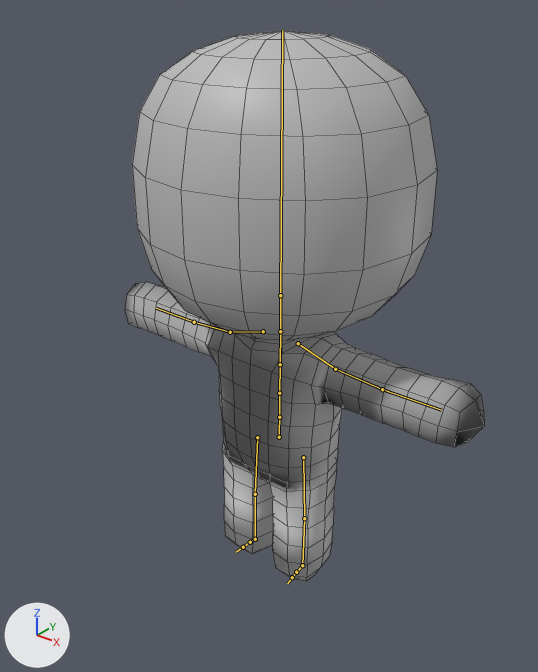
What one commit did to the FBX model Editor/IKRig/Carry_Start.fbx.
One viewpoint serves both versions: a 50 mm camera at (2.55, -3.3, 3.75) aimed at (0.07, -0.2, 1.83). The axes (+X, +Y, +Z) are drawn at lower left. The lights are the same throughout. The picture after the commit comes second. The bones that change, and the others that lie on the model, are drawn over the model as lines. Mesh edges are drawn as thin lines.

The first picture shows 'StickMan'.
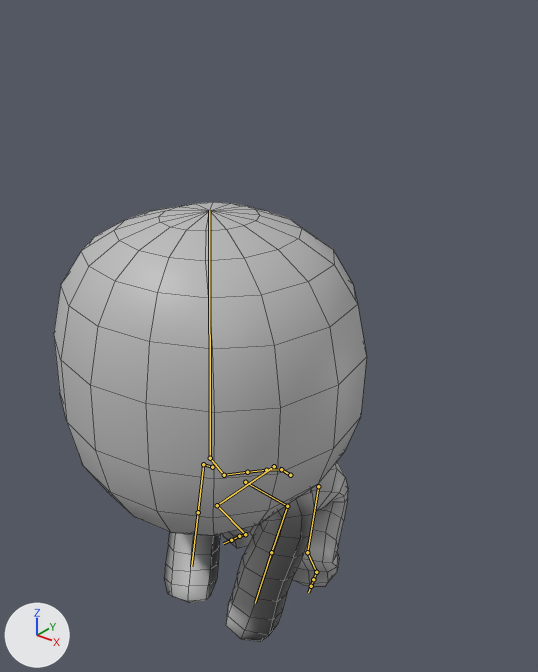
The newer file adds an action. The first version stands in its rest pose; the second is drawn at frame 1 of the action 'Carry_Start_Carry_Start_Baked1'.

Boxes (x1, y1, x2, y2) around the edits, measured in the pictures (538 x 672 px):
'StickMan', posed (13% narrower, 20% shorter)
    before: (125, 31, 484, 581)
    after: (54, 202, 367, 642)
bone 'mixamorig:Hips', root to tip
    before: (279, 437) to (279, 412)
    after: (290, 475) to (279, 468)
bone 'mixamorig:Spine', root to tip
    before: (279, 417) to (279, 393)
    after: (281, 469) to (266, 470)
bone 'mixamorig:Spine1', root to tip
    before: (279, 393) to (280, 364)
    after: (266, 470) to (247, 472)
bone 'mixamorig:Spine2', root to tip
    before: (280, 364) to (280, 331)
    after: (247, 472) to (224, 475)
bone 'mixamorig:Neck', root to tip
    before: (280, 331) to (280, 295)
    after: (224, 475) to (210, 458)
bone 'mixamorig:Head', root to tip
    before: (280, 295) to (282, 30)
    after: (210, 458) to (209, 210)
bone 'mixamorig:LeftShoulder', root to tip
    before: (298, 343) to (335, 369)
    after: (245, 482) to (287, 506)
bone 'mixamorig:LeftArm', root to tip
    before: (335, 369) to (382, 389)
    after: (287, 506) to (271, 552)
bone 'mixamorig:LeftForeArm', root to tip
    before: (382, 389) to (441, 410)
    after: (271, 552) to (255, 603)
bone 'mixamorig:RightShoulder', root to tip
    before: (263, 331) to (230, 332)
    after: (212, 467) to (203, 464)
bone 'mixamorig:RightArm', root to tip
    before: (230, 332) to (194, 322)
    after: (203, 464) to (198, 512)
bone 'mixamorig:RightForeArm', root to tip
    before: (194, 322) to (156, 308)
    after: (198, 512) to (191, 566)
bone 'mixamorig:LeftUpLeg', root to tip
    before: (303, 457) to (304, 518)
    after: (318, 486) to (307, 552)
bone 'mixamorig:LeftLeg', root to tip
    before: (304, 518) to (302, 565)
    after: (307, 552) to (316, 572)
bone 'mixamorig:LeftFoot', root to tip
    before: (302, 565) to (296, 572)
    after: (316, 572) to (313, 579)
bone 'mixamorig:RightUpLeg', root to tip
    before: (257, 437) to (255, 494)
    after: (274, 466) to (217, 505)
bone 'mixamorig:RightLeg', root to tip
    before: (255, 494) to (255, 539)
    after: (217, 505) to (245, 534)
bone 'mixamorig:RightFoot', root to tip
    before: (255, 539) to (250, 542)
    after: (245, 534) to (239, 536)

What the commit changed:
Bone 'mixamorig:Hips' (bone_mixamorig_hips) moves from (0.0, 0.0, 0.0) to (1.0, -36.8, -11.7).
Bone 'mixamorig:Hips' (bone_mixamorig_hips) turns from (0, 0, 0) to (45, 1, -1) degrees about its own x, y and z.
Bone 'mixamorig:Spine' (bone_mixamorig_spine) turns from (0, 0, 0) to (17, 2, 2) degrees about its own x, y and z.
Bone 'mixamorig:Spine1' (bone_mixamorig_spine1) turns from (0, 0, 0) to (2, -1, 1) degrees about its own x, y and z.
Bone 'mixamorig:Spine2' (bone_mixamorig_spine2) turns from (0, 0, 0) to (2, 1, 1) degrees about its own x, y and z.
Bone 'mixamorig:Neck' (bone_mixamorig_neck) turns from (0, 0, 0) to (-34, -2, -5) degrees about its own x, y and z.
Bone 'mixamorig:Head' (bone_mixamorig_head) turns from (0, 0, 0) to (-34, -3, 3) degrees about its own x, y and z.
Bone 'mixamorig:LeftShoulder' (bone_mixamorig_leftshoulder) turns from (0, 0, 0) to (12, 5, 17) degrees about its own x, y and z.
Bone 'mixamorig:LeftArm' (bone_mixamorig_leftarm) turns from (0, 0, 0) to (3, -15, 78) degrees about its own x, y and z.
Bone 'mixamorig:LeftForeArm' (bone_mixamorig_leftforearm) turns from (0, 0, 0) to (4, 0, 1) degrees about its own x, y and z.
Bone 'mixamorig:RightShoulder' (bone_mixamorig_rightshoulder) turns from (0, 0, 0) to (22, -4, -18) degrees about its own x, y and z.
Bone 'mixamorig:RightArm' (bone_mixamorig_rightarm) turns from (0, 0, 0) to (-2, 28, -77) degrees about its own x, y and z.
Bone 'mixamorig:RightForeArm' (bone_mixamorig_rightforearm) turns from (0, 0, 0) to (4, 0, -1) degrees about its own x, y and z.
Bone 'mixamorig:LeftUpLeg' (bone_mixamorig_leftupleg) turns from (0, 0, 0) to (109, -24, -7) degrees about its own x, y and z.
Bone 'mixamorig:LeftLeg' (bone_mixamorig_leftleg) turns from (0, 0, 0) to (-96, -9, -6) degrees about its own x, y and z.
Bone 'mixamorig:LeftFoot' (bone_mixamorig_leftfoot) turns from (0, 0, 0) to (33, 0, -1) degrees about its own x, y and z.
Bone 'mixamorig:RightUpLeg' (bone_mixamorig_rightupleg) turns from (0, 0, 0) to (110, 23, 14) degrees about its own x, y and z.
Bone 'mixamorig:RightLeg' (bone_mixamorig_rightleg) turns from (0, 0, 0) to (-96, 10, 10) degrees about its own x, y and z.
Bone 'mixamorig:RightFoot' (bone_mixamorig_rightfoot) turns from (0, 0, 0) to (34, -2, 0) degrees about its own x, y and z.
